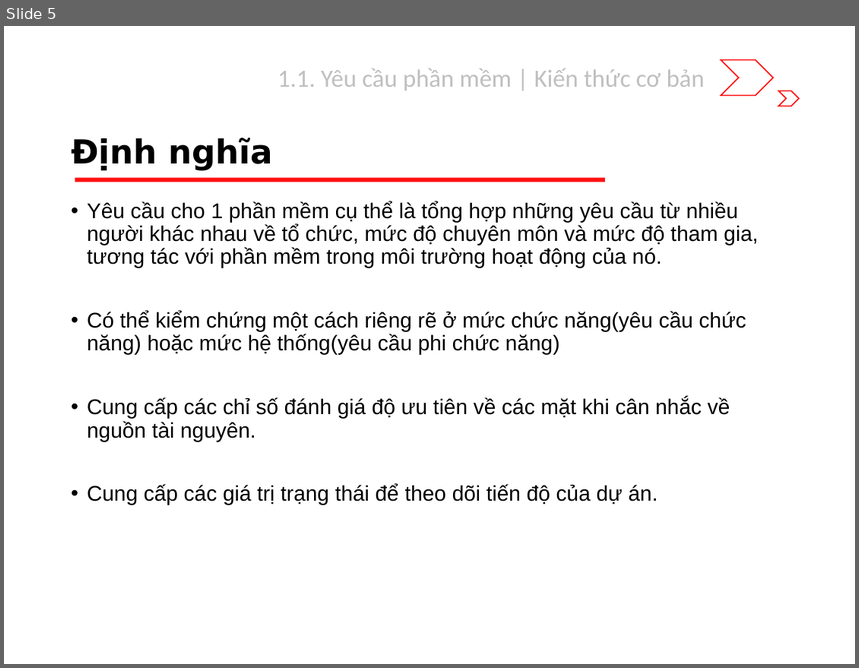
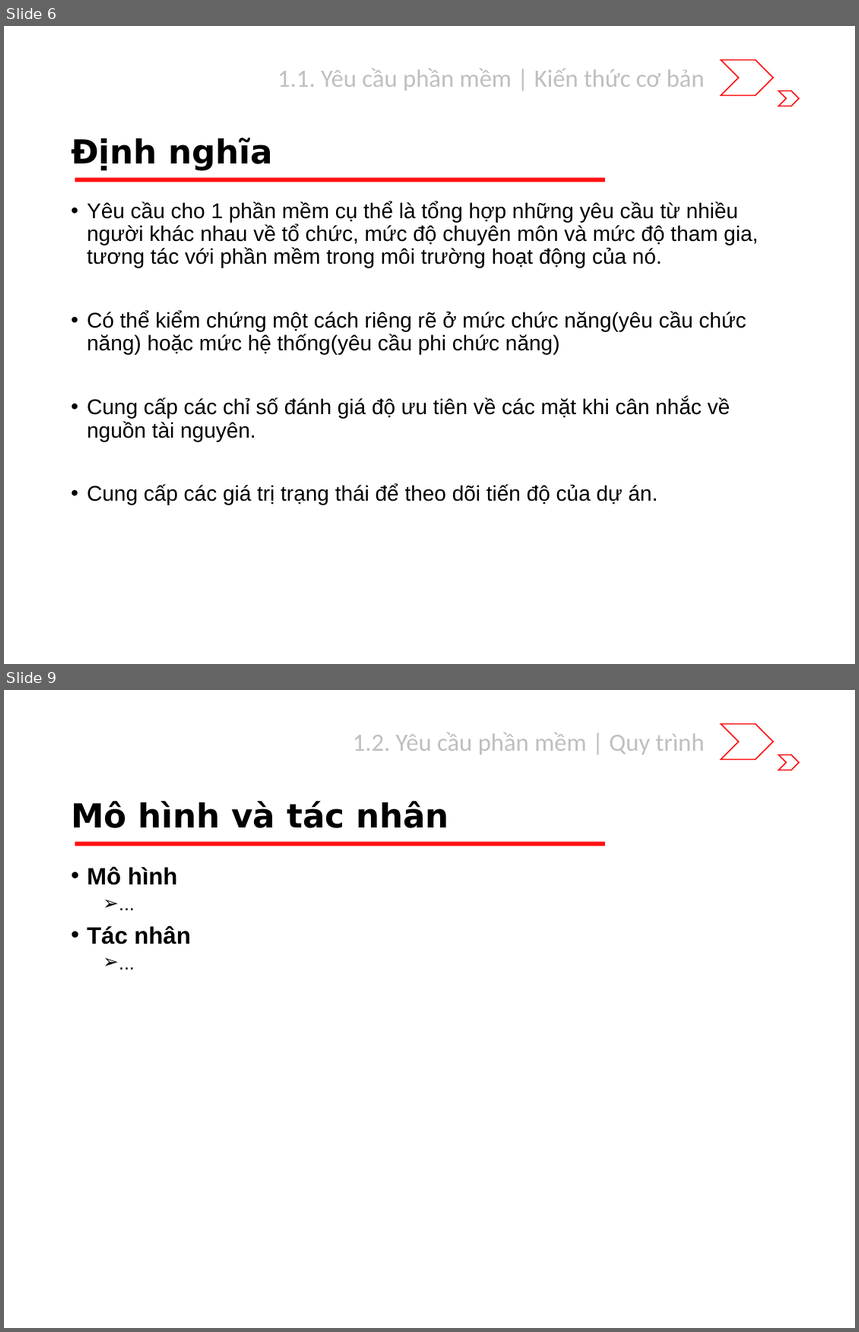
Before and after one commit to riverspart/uet-adv-sw-engineering, a slide deck: slide/dev/chapter_1/slide.pptx. Shown one above the other, each under a label of ours: slide 5 before the commit, slides 6 and 9 after it; the slides between them are not shown. The pictures are 859x668 and 859x1332 pixels, drawn with LibreOffice and Linux fonts; fonts in the diff are those of the drawing. Boxes give left, top, right and bottom in pixels: in the first picture for what was removed or moved away, otherwise in the second. Text is boxed around its words. In the diff, an @@ line names an element or a change of style, - is before the commit and + after.

```diff
--- a/slide/dev/chapter_1/slide.pptx
+++ b/slide/dev/chapter_1/slide.pptx
@@ slide 9 added at (4,690,855,1328), background #FFFFFF; not listed: 3 template elements that a slide beside it also shows @@
@@ text added at (353,733,705,755), 21 pt, text #BFBFBF @@
+1.2. Yêu cầu phần mềm | Quy trình
@@ title added at (71,801,449,828), 28 pt, text #000000, bold @@
+Mô hình và tác nhân
@@ text added at (87,866,190,945), 20 pt, text #000000, bold @@
+• Mô hình
+  ➢ ...
+• Tác nhân
+  ➢ ...
@@ what was slide 5 is now slide 6 @@
```
Also in this commit, not shown: 2 slides changed, 4 other slides added.
